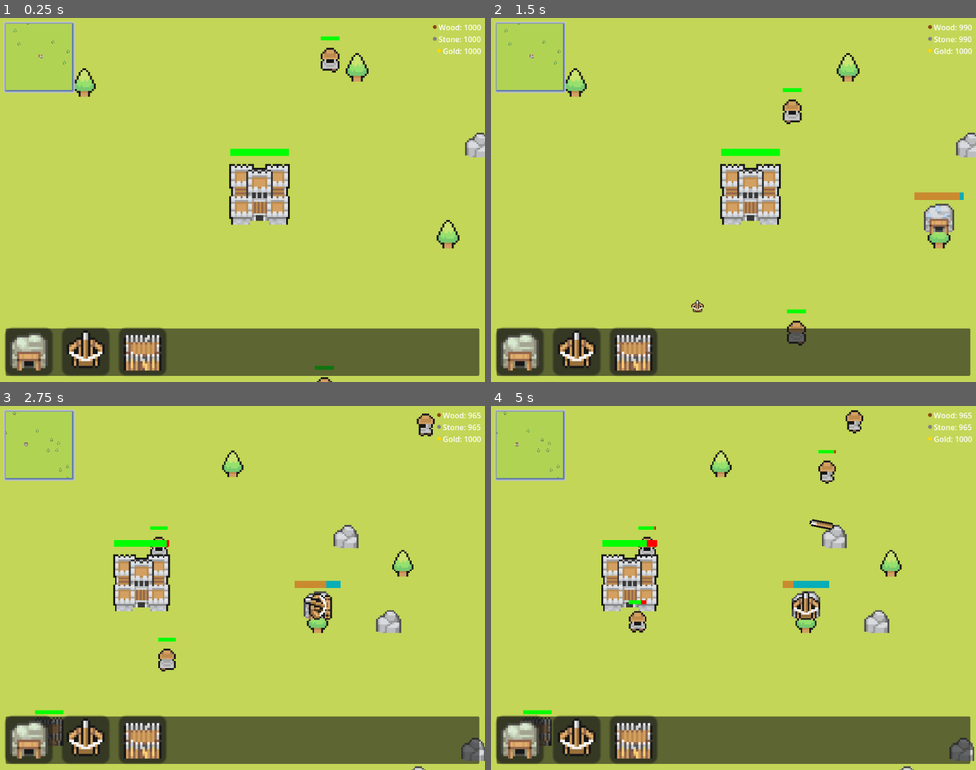
Above: before the commit, frames 1-4 (two rows, left to right).
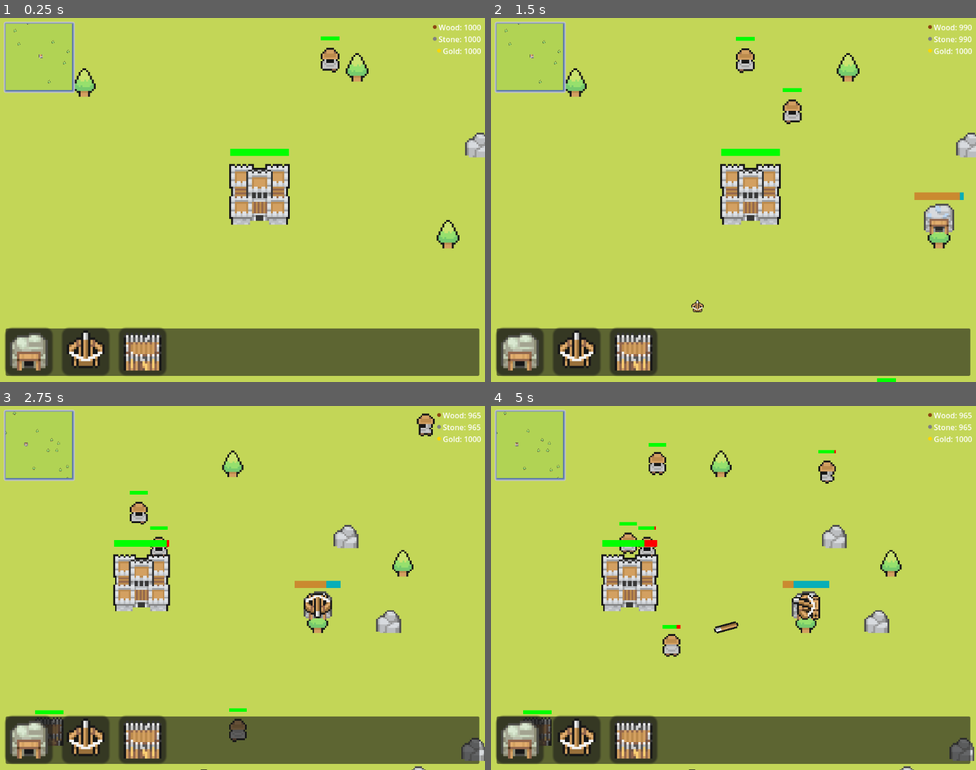
Above: after the commit, the same moments.

Repository: MSchablinger/CastleIO
Game: Godot game, scene res://world.tscn
The game is run twice, just before and just after one commit, with the same random seed, the same clock (stepped at 60 frames per second) and the same inputs.
Inputs (mouse positions are in pixels of both pictures, inside the frame that each line leads up to):
- Up to frame 1 (0.25 s): no input
- Up to frame 2 (1.5 s): drag from (520, 352) to (937, 232) at 0.52 s; drag from (578, 352) to (937, 232) at 1.27 s
- Up to frame 3 (2.75 s): move the mouse to (140, 740) at 2.02 s; hold Right (ui_right) from 2.03 s (still down); tap Mouse wheel down (WheelDown) at 2.1 s; click (140, 740) at 2.17 s
- Up to frame 4 (5 s): release Right (ui_right) at 2.75 s; drag from (655, 657) to (893, 562) at 2.77 s; drag from (883, 438) to (718, 464) at 3.52 s; drag from (646, 547) to (718, 464) at 4.27 s

The runs differ from the first frame. In frame 1, less than 0.1% of the frame differs, in the area x 9-69%, y 17-100%; in frame 2, 0.6%; in frame 3, 1.0%; in frame 4, 1.5%, in the area x 6-77%, y 1-100%.

Commit message:
feat: add randomly spawning healing wells that restore some castle health onClick

Diff:
--- a/Buildings/castle_keep.gd
+++ b/Buildings/castle_keep.gd
@@ -9,3 +9,8 @@
 	if progress_bar.value <= 0:
 		keep_destroyed.emit()
 		queue_free()
+
+func heal(amount: int):
+	if progress_bar.value < progress_bar.max_value:
+		progress_bar.value += amount
+		progress_bar.value = min(progress_bar.value, progress_bar.max_value)
--- a/World/chest_spawner.gd
+++ b/World/chest_spawner.gd
@@ -1,6 +1,7 @@
 extends Node2D
 
 var chest_scene = preload("res://World/chest.tscn")
+var well_scene = preload("res://World/well.tscn")
 
 var min_spawn_time := 5.0
 var max_spawn_time := 30.0
@@ -65,12 +66,18 @@
 	return Vector2(x, y)
 
 func spawn_single_chest() -> void:
-	var chest_instance = chest_scene.instantiate()
-	chest_instance.position = get_random_position()
+	# 30% chance for well instead of chest
+	if randf() < 0.3:
+		var well_instance = well_scene.instantiate()
+		well_instance.position = get_random_position()
+		add_child(well_instance)
+	else:
+		var chest_instance = chest_scene.instantiate()
+		chest_instance.position = get_random_position()
 
-	# Randomly decide if it's a gold chest (30% chance)
-	var is_gold = randf() < 0.3
-	chest_instance.init(chest_instance.ChestType.GOLD if is_gold else chest_instance.ChestType.NORMAL)
+		# Randomly decide if it's a gold chest (30% chance)
+		var is_gold = randf() < 0.3
+		chest_instance.init(chest_instance.ChestType.GOLD if is_gold else chest_instance.ChestType.NORMAL)
 
-	add_child(chest_instance)
-	print("Spawned chest at: ", chest_instance.position)
+		add_child(chest_instance)
+		print("Spawned chest at: ", chest_instance.position)
--- /dev/null
+++ b/World/well.gd
@@ -0,0 +1,14 @@
+extends StaticBody2D
+
+@export var heal_amount: int = 20
+
+func _ready():
+	$Sprite2D.frame = randi() % 3 + 3  # Random frame 3-5 (6)
+	$Area2D.input_event.connect(_on_input_event)
+
+func _on_input_event(_viewport, event: InputEvent, _shape_idx):
+	if event is InputEventMouseButton and event.pressed:
+		var keep = get_node_or_null("/root/World/Houses/CastleKeep")
+		if keep:
+			keep.heal(heal_amount)
+			queue_free()
--- /dev/null
+++ b/World/well.tscn
@@ -0,0 +1,24 @@
+[gd_scene load_steps=4 format=3]
+
+[ext_resource type="Texture2D" path="res://Assets/Resources/Well.png" id="1_well"]
+[ext_resource type="Script" path="res://World/well.gd" id="2_script"]
+
+[sub_resource type="CircleShape2D" id="CircleShape2D_well"]
+radius = 24.0
+
+[node name="Well" type="StaticBody2D"]
+script = ExtResource("2_script")
+
+[node name="Sprite2D" type="Sprite2D" parent="."]
+texture = ExtResource("1_well")
+hframes = 3
+vframes = 2
+frame = 3
+
+[node name="Area2D" type="Area2D" parent="."]
+input_pickable = true
+
+[node name="CollisionShape2D" type="CollisionShape2D" parent="Area2D"]
+shape = SubResource("CircleShape2D_well")
+
+[connection signal="input_event" from="Area2D" to="." method="_on_input_event"]
--- a/navigation_region_2d.gd
+++ b/navigation_region_2d.gd
@@ -3,6 +3,7 @@
 var tree: PackedScene = preload("res://World/tree.tscn")
 var rock: PackedScene = preload("res://World/rock.tscn")
 var keep: PackedScene = preload("res://Buildings/castle_keep.tscn")
+var well: PackedScene = preload("res://World/well.tscn")
 
 func _ready():
 	init_resources()
@@ -17,3 +18,7 @@
 		var rock_instance: StaticBody2D = rock.instantiate()
 		rock_instance.set_position(Game.tile_size * pos)
 		add_child(rock_instance)
+	for pos: Vector2i in Utils.get_random_positions(3):
+		var well_instance = well.instantiate()
+		well_instance.set_position(Game.tile_size * pos)
+		add_child(well_instance)
Not shown, changed: README.md
